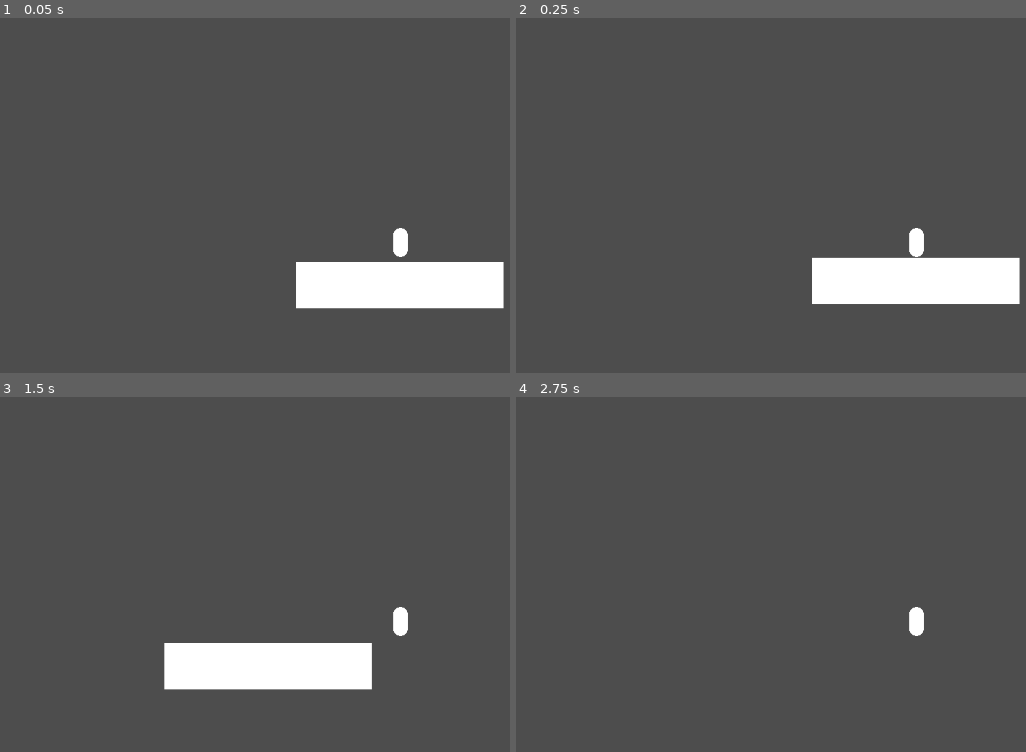
Above: before the commit, frames 1-4 (two rows, left to right).
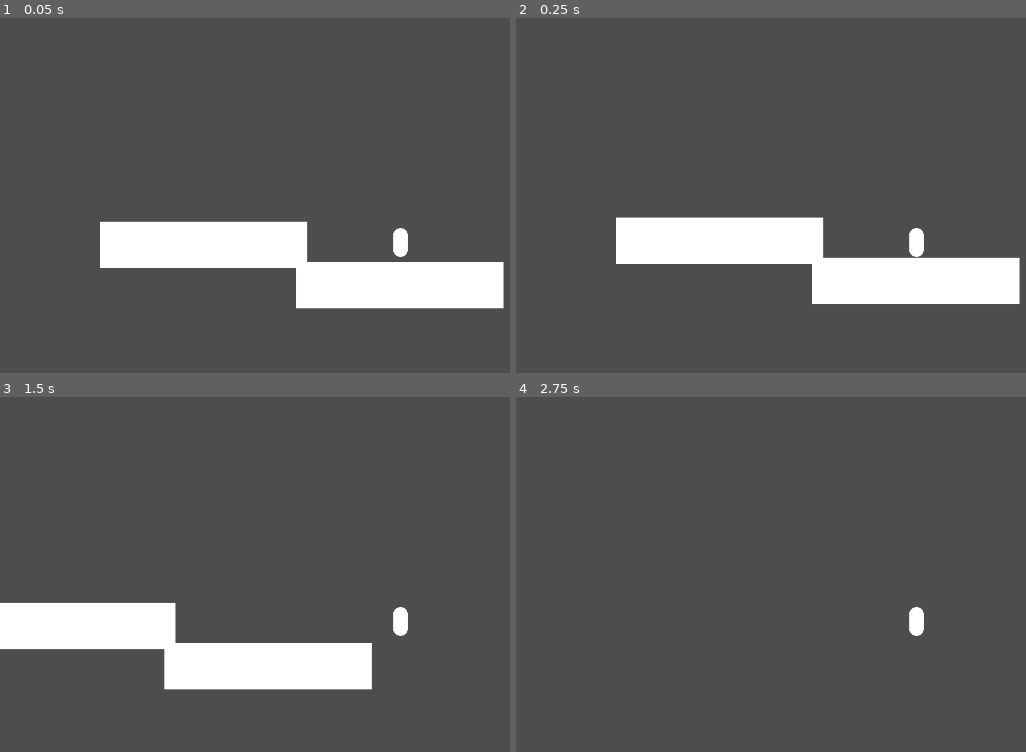
Above: after the commit, the same moments.

Repository: eltom1/Lone-Orbit
Game: Godot game, scene res://suelo-prueba.tscn
Two runs of this game, one before a commit and one after it. Both use one fixed random seed, a clock stepped at 60 frames per second and the inputs below.
Inputs:
- Up to frame 1 (0.05 s): no input
- Up to frame 2 (0.25 s): no input
- Up to frame 3 (1.5 s): tap Enter at 0.5 s; hold Up (ui_up) 0.53-1.28 s; hold D (RIGHT) from 0.53 s (still down); tap Space (SPACE) at 0.6 s; tap Up (ui_up) at 1.35 s
- Up to frame 4 (2.75 s): tap Up (ui_up) at 1.52, 1.82 s; tap Space (SPACE) at 1.55, 2.1 s; release D (RIGHT) at 2.03 s; hold A (LEFT) from 2.03 s (still down); hold Up (ui_up) from 2.03 s (still down)

The runs differ from the first frame. In frame 1, 5.4% of the frame differs, in the area x 19-61%, y 57-71%; in frame 2, 5.4%; in frame 3, 4.4%; in frame 4, nothing differs.

Commit message:
quite la escalera q no funcionaba y cambie el codigo de mov vertical

Diff:
--- /dev/null
+++ b/area_2d.gd
@@ -0,0 +1 @@
+extends Area2D
--- a/personaje-prueba.tscn
+++ b/personaje-prueba.tscn
@@ -21,3 +21,5 @@
 mesh = SubResource("CapsuleMesh_l36xu")
 
 [node name="Camera2D" type="Camera2D" parent="." unique_id=2079359050]
+
+[node name="RayCast2D" type="RayCast2D" parent="." unique_id=138128182]
--- a/personaje_prueba.gd
+++ b/personaje_prueba.gd
@@ -4,16 +4,11 @@
 const GRAVEDAD = 900.0
 const FUERZA_SALTO = -400.0
 
+var en_escalera = false
+
+
 func _physics_process(delta):
-	# Gravedad
-	if not is_on_floor():
-		velocity.y += GRAVEDAD * delta
 
-	# Salto
-	if Input.is_action_just_pressed("SPACE") and is_on_floor():
-		velocity.y = FUERZA_SALTO
-
-	# Movimiento horizontal
 	if Input.is_action_pressed("RIGHT"):
 		velocity.x = VELOCIDAD
 	elif Input.is_action_pressed("LEFT"):
@@ -21,4 +16,21 @@
 	else:
 		velocity.x = 0
 
+	if en_escalera:
+		velocity.y = 0
+
+		if Input.is_action_pressed("ui_up"):
+			velocity.y = -VELOCIDAD
+		elif Input.is_action_pressed("ui_down"):
+			velocity.y = VELOCIDAD
+
+	else:
+
+		if not is_on_floor():
+			velocity.y += GRAVEDAD * delta
+
+
+		if Input.is_action_just_pressed("SPACE") and is_on_floor():
+			velocity.y = FUERZA_SALTO
+
 	move_and_slide()
--- a/suelo-prueba.tscn
+++ b/suelo-prueba.tscn
@@ -8,6 +8,9 @@
 [sub_resource type="BoxMesh" id="BoxMesh_p4gk3"]
 
 [node name="Node2D" type="Node2D" unique_id=1706187378]
+
+[node name="CharacterBody2D" parent="." unique_id=1711250196 instance=ExtResource("1_p4gk3")]
+position = Vector2(37, -30)
 
 [node name="StaticBody2D" type="StaticBody2D" parent="." unique_id=458815727]
 position = Vector2(3, 10)
@@ -21,5 +24,15 @@
 scale = Vector2(299, 67)
 mesh = SubResource("BoxMesh_p4gk3")
 
-[node name="CharacterBody2D" parent="StaticBody2D" unique_id=1711250196 instance=ExtResource("1_p4gk3")]
-position = Vector2(34, -40)
+[node name="StaticBody2D" type="StaticBody2D" parent="StaticBody2D" unique_id=1700474375]
+position = Vector2(-283, -58)
+metadata/_edit_group_ = true
+
+[node name="CollisionShape2D" type="CollisionShape2D" parent="StaticBody2D/StaticBody2D" unique_id=2076333134]
+position = Vector2(34, 23.5)
+shape = SubResource("RectangleShape2D_ims2e")
+
+[node name="MeshInstance2D" type="MeshInstance2D" parent="StaticBody2D/StaticBody2D" unique_id=169962095]
+position = Vector2(34.5, 23.5)
+scale = Vector2(299, 67)
+mesh = SubResource("BoxMesh_p4gk3")
